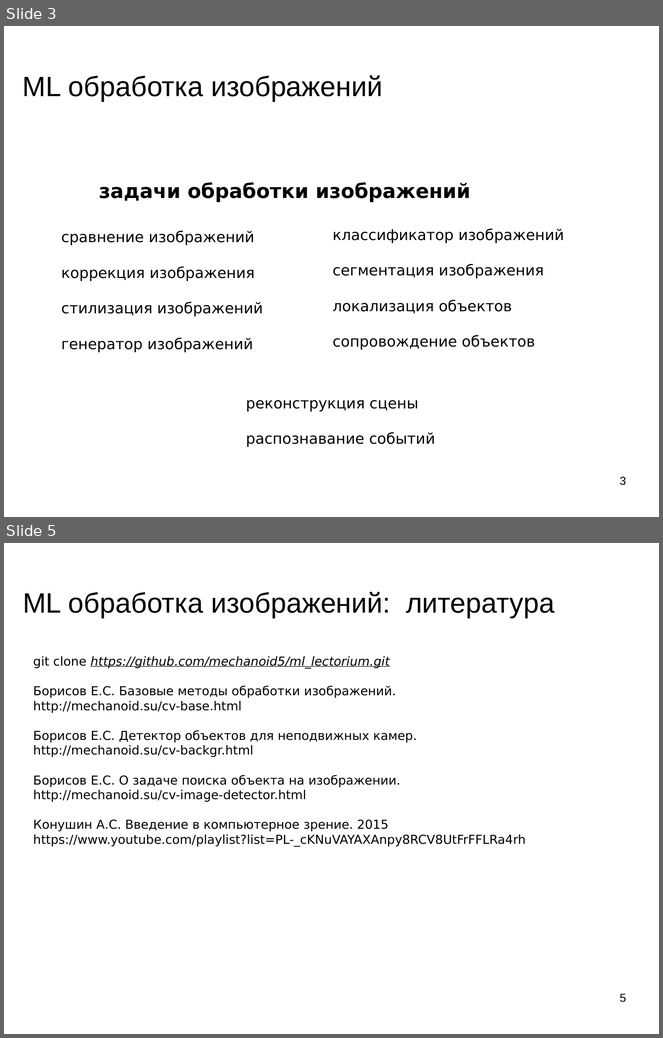
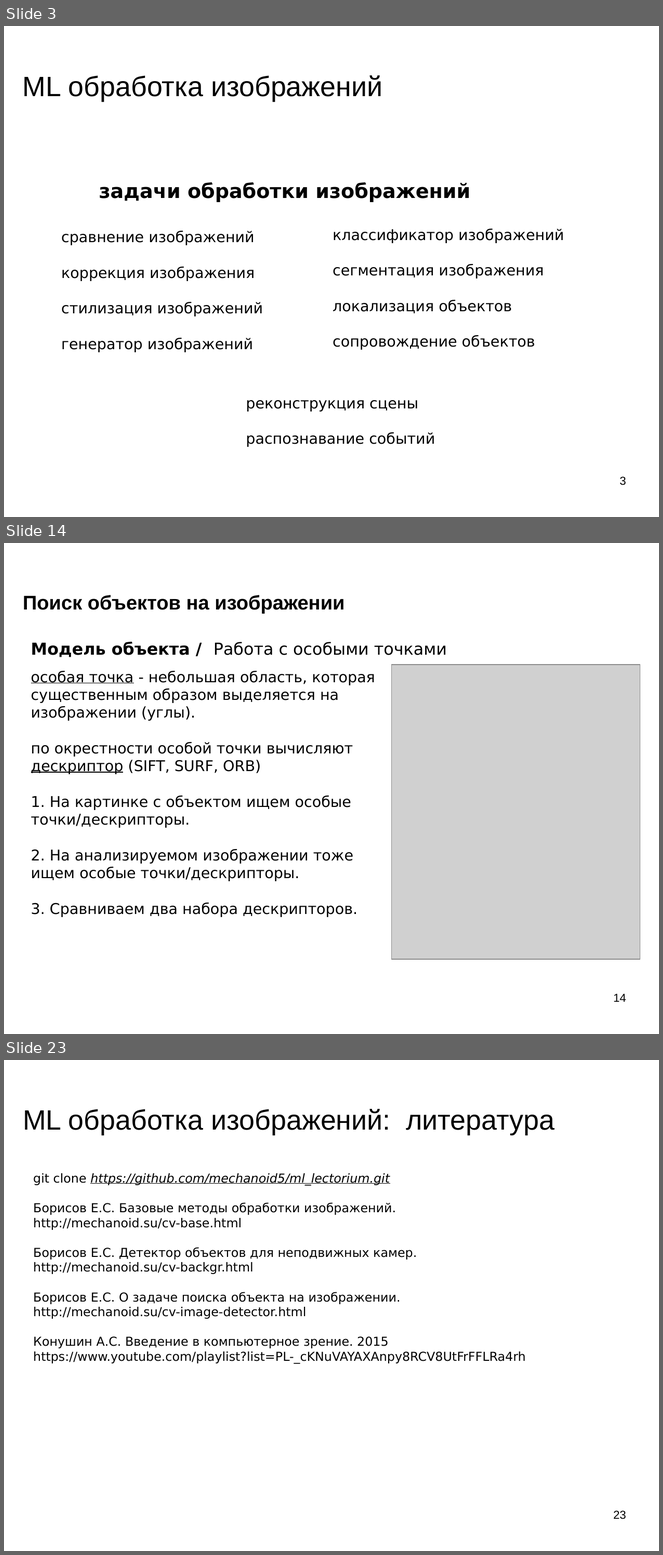
Before and after one commit to mechanoid5/ml_lectorium_2023_I, a slide deck: 20-img-proc.odp. Shown one above the other, each under a label of ours: slides 3 and 5 before the commit, slides 3, 14 and 23 after it; the slides between them are not shown. The pictures are 663x1038 and 663x1555 pixels, drawn with LibreOffice and Linux fonts; fonts in the diff are those of the drawing; grey boxes stand for pictures; background and template pictures are left out. Boxes give left, top, right and bottom in pixels: in the first picture for what was removed or moved away, otherwise in the second. Text is boxed around its words. In the diff, an @@ line names an element or a change of style, - is before the commit and + after.

```diff
--- a/20-img-proc.odp
+++ b/20-img-proc.odp
@@ slide 14 added at (4,543,659,1034), background picture (left out) @@
@@ title added at (23,595,345,614), 24 pt, text #000000, bold @@
+Поиск объектов на изображении
@@ text added at (31,642,447,657), 20 pt, text #000000 @@
+Модель объекта / Работа с особыми точками
@@ picture added at (391,665,641,960) @@
@@ text added at (31,671,375,917), 18 pt, text #000000 @@
+особая точка - небольшая область, которая существенным образом выделяется на изображении (углы).
+по окрестности особой точки вычисляют дескриптор (SIFT, SURF, ORB)
+1. На картинке с объектом ищем особые точки/дескрипторы.
+2. На анализируемом изображении тоже ищем особые точки/дескрипторы.
+3. Сравниваем два набора дескрипторов.
@@ page number added at (613,994,626,1002), 14 pt, text #000000 @@
+14
@@ what was slide 5 is now slide 23 @@
@@ page number at (613,1511,626,1520): text changed @@
-5
+23
```
Also in this commit, not shown: 1 slide changed, 17 other slides added, 47 other files.
